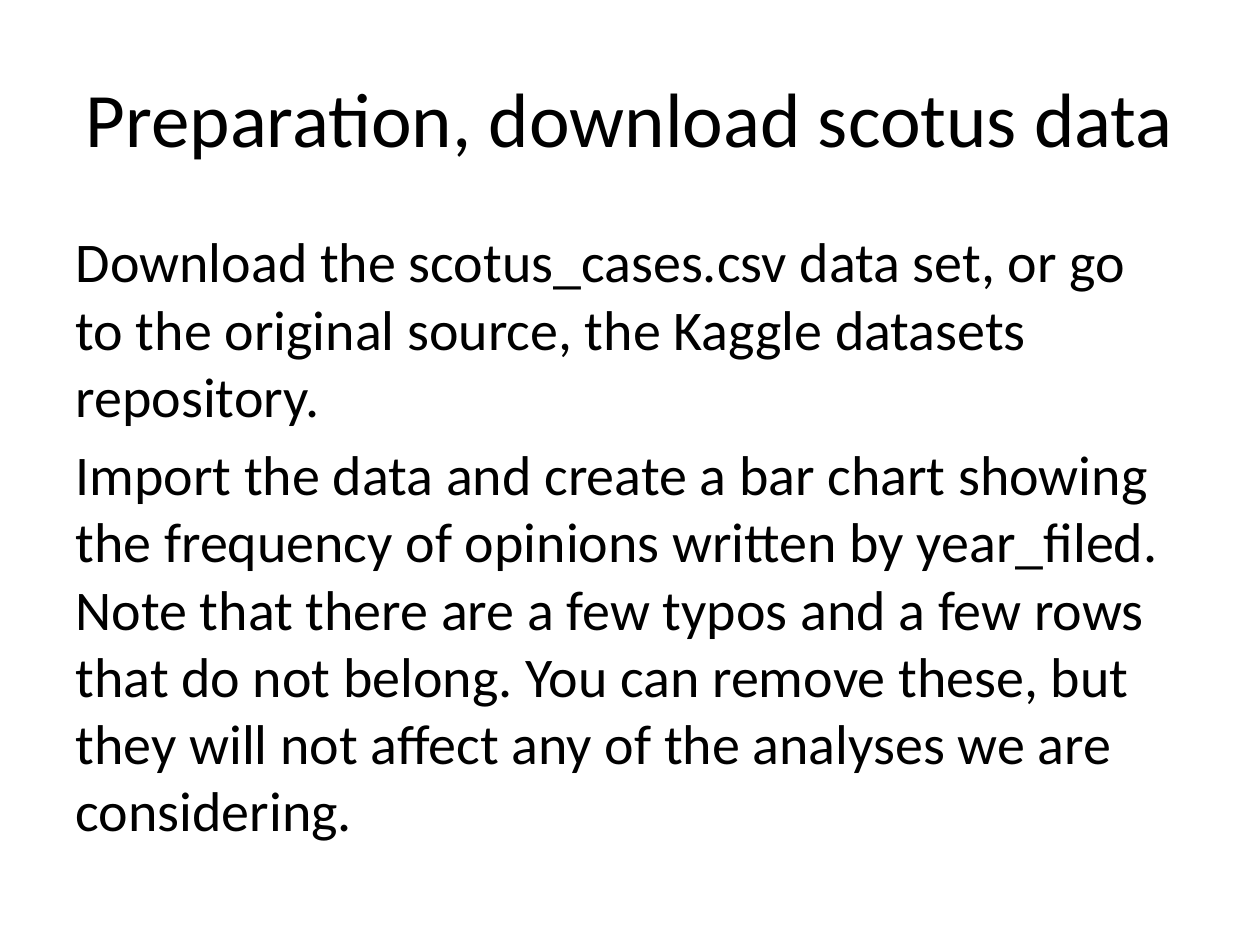
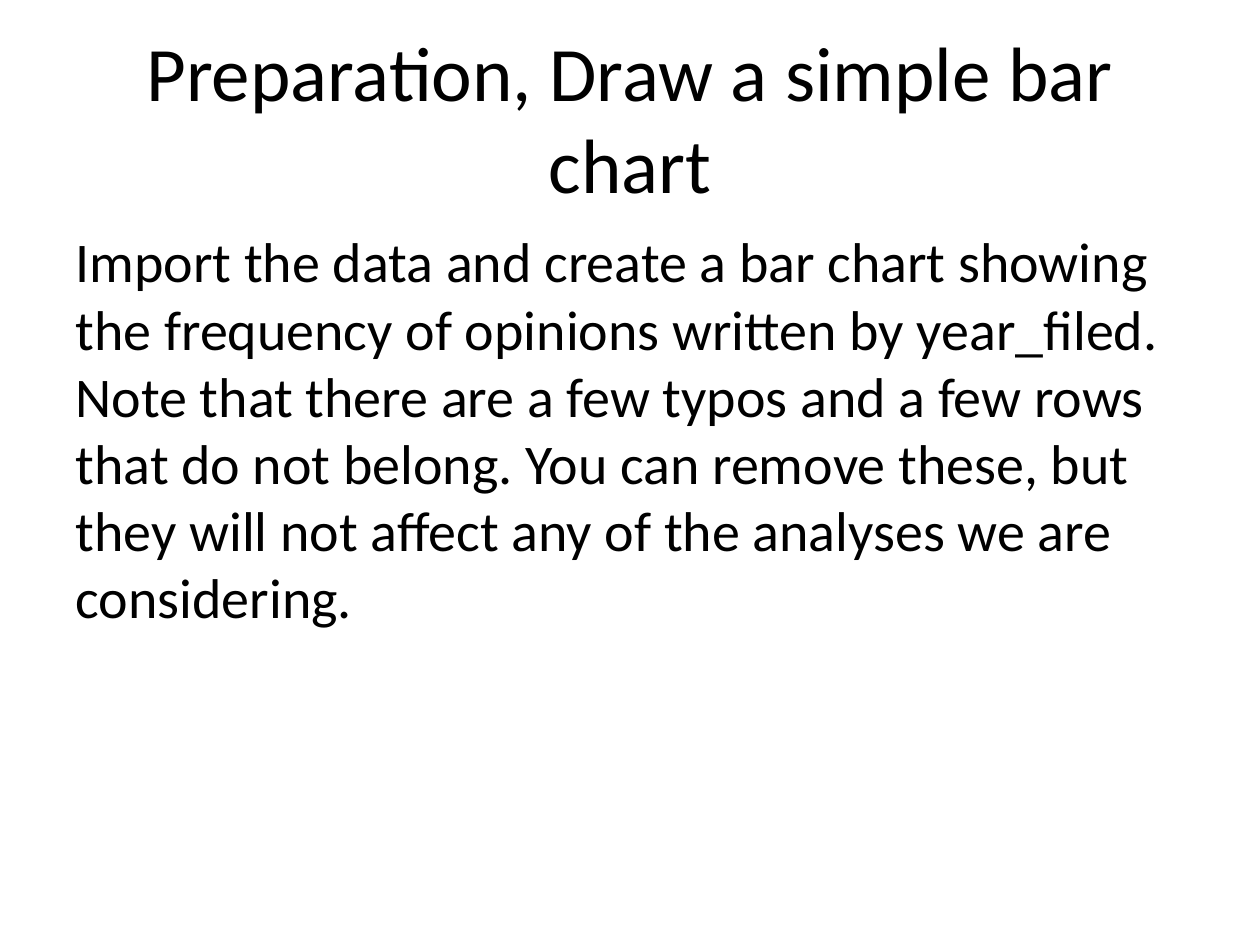
Before and after one commit to pmean/data-visualization, a slide deck: slide 6 of data-viz-02/component/preparation.pptx (slide 5 before the commit). Drawn at 1260x945 pixels with LibreOffice and Linux fonts; fonts in the diff are those of the drawing. Boxes give left, top, right and bottom in pixels: in the first picture for what was removed or moved away, otherwise in the second. Text is boxed around its words. In the diff, an @@ line names an element or a change of style, - is before the commit and + after.

```diff
--- a/data-viz-02/component/preparation.pptx
+++ b/data-viz-02/component/preparation.pptx
@@ title at bbox=[146, 47, 1112, 194]: text changed @@
-Preparation, download scotus data
+Preparation, Draw a simple bar chart
@@ text at bbox=[76, 243, 1126, 426]: paragraph removed @@
-Download the scotus_cases.csv data set, or go to the original source, the Kaggle datasets repository.
```
Also in this commit, not shown: 5 other slides changed, 2 slides added, 1 slide removed, 25 other files.
